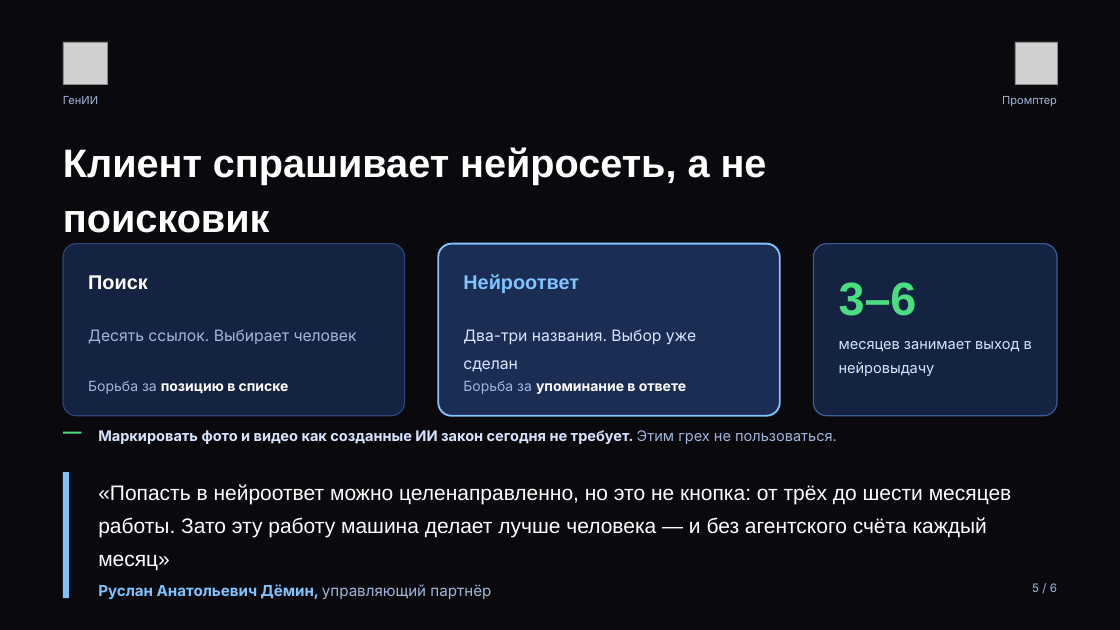
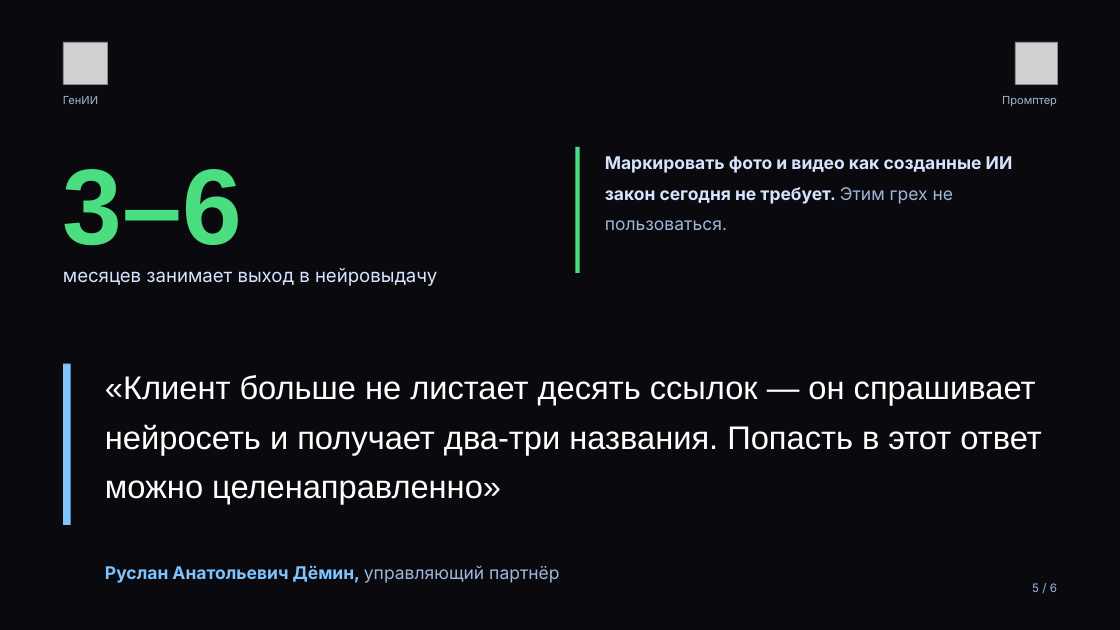
Before and after one commit to injusticebeast802-coder/taste-skill, a slide deck: slide 5 of pressa/press-kit-genii-prompter.pptx. Drawn at 1120x630 pixels with LibreOffice and Linux fonts; fonts in the diff are those of the drawing; grey boxes stand for pictures. Boxes give left, top, right and bottom in pixels: in the first picture for what was removed or moved away, otherwise in the second. Text is boxed around its words. In the diff, an @@ line names an element or a change of style, - is before the commit and + after.

```diff
--- a/pressa/press-kit-genii-prompter.pptx
+++ b/pressa/press-kit-genii-prompter.pptx
@@ text "3–6": place and size @@
-text "3–6" at bbox=[839, 282, 917, 316]
+text "3–6" at bbox=[63, 169, 242, 246]
@@ text "3–6" at bbox=[63, 169, 242, 246]: size 40 to 92 pt; line spacing 1 to 1.02 @@
@@ text removed at bbox=[63, 147, 767, 233] @@
-Клиент спрашивает нейросеть, а не поисковик
@@ rectangle added at bbox=[576, 147, 580, 273], fill #4ADE80 @@
@@ text "Маркировать фото и видео как ...": place and size @@
-text "Маркировать фото и видео как ..." at bbox=[98, 430, 837, 444]
+text "Маркировать фото и видео как ..." at bbox=[605, 156, 1013, 230]
@@ text "Маркировать фото и видео как ..." at bbox=[605, 156, 1013, 230]: size 12.5 to 15 pt; line spacing 1.4 to 1.45 @@
@@ text "месяцев занимает выход в нейровыдачу": place and size @@
-text "месяцев занимает выход в нейровыдачу" at bbox=[839, 341, 1032, 376]
+text "месяцев занимает выход в нейровыдачу" at bbox=[63, 268, 437, 286]
@@ text "месяцев занимает выход в нейровыдачу" at bbox=[63, 268, 437, 286]: size 12.5 to 16 pt; line spacing 1.4 to 1.35 @@
@@ rounded rectangle removed at bbox=[63, 244, 405, 416] @@
@@ rounded rectangle removed at bbox=[439, 244, 781, 416] @@
@@ rounded rectangle removed at bbox=[813, 244, 1057, 416] @@
@@ text removed at bbox=[88, 275, 148, 290] @@
-Поиск
@@ text removed at bbox=[463, 274, 579, 293] @@
-Нейроответ
@@ text removed at bbox=[88, 329, 357, 344] @@
-Десять ссылок. Выбирает человек
@@ text removed at bbox=[463, 329, 696, 372] @@
-Два-три названия. Выбор уже сделан
@@ rectangle: place and size @@
-rectangle at bbox=[63, 472, 69, 598]
+rectangle at bbox=[63, 364, 71, 525]
@@ text at bbox=[105, 375, 1041, 504]: text changed; size 12 to 28 pt; font Inter to Arial; bold off @@
-Борьба за позицию в списке
+«Клиент больше не листает десять ссылок — он спрашивает нейросеть и получает два-три названия. Попасть в этот ответ можно целенаправленно»
@@ text removed at bbox=[463, 381, 686, 394] @@
-Борьба за упоминание в ответе
@@ rectangle removed at bbox=[63, 432, 82, 434] @@
@@ text removed at bbox=[98, 484, 1012, 570] @@
-«Попасть в нейроответ можно целенаправленно, но это не кнопка: от трёх до шести месяцев работы. Зато эту работу машина делает лучше человека — и без агентского счёта каждый месяц»
@@ text "Руслан Анатольевич Дёмин, управляющий партнёр": place and size @@
-text "Руслан Анатольевич Дёмин, управляющий партнёр" at bbox=[98, 584, 491, 599]
+text "Руслан Анатольевич Дёмин, управляющий партнёр" at bbox=[105, 565, 559, 583]
@@ text "Руслан Анатольевич Дёмин, управляющий партнёр" at bbox=[105, 565, 559, 583]: size 13 to 15 pt @@
```
Also in this commit, not shown: 5 other slides changed, 3 other files.
